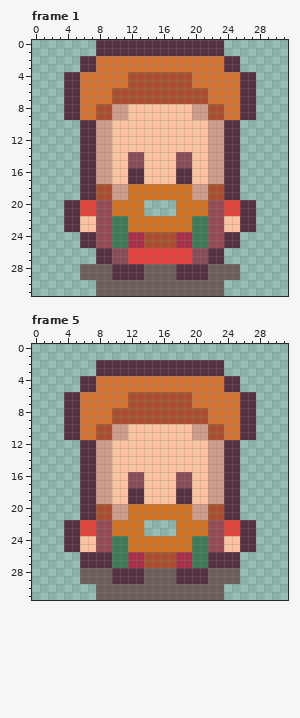
Two versions of one pixel-art file, Pixelart/character/spSteveIdle.aseprite. Above: the version before the commit.
32x32 pixels, 8 frames. Colours within 5 levels of each other are drawn and written as one. Shown: frame 1, frame 5. The commit also changed other frames, which this record leaves out.
The result:
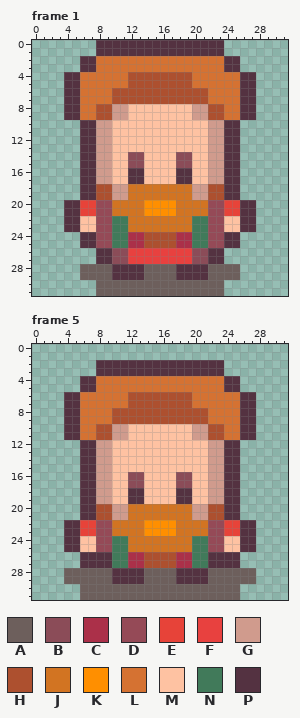
Palette (. is transparent): A #6d5f5c  B #8b4c58  C #ab3049  D #954a57  E #e74339  F #e8413f  G #d09b8d  H #ad502f  J #d27422  K #ff8f00  L #d57232  M #fec2a2  N #417a5a  P #543241
The exact change:
Changed rows in their new state; - is an unchanged pixel.
Frame 1:
first column x 14:
20 KKKK
21 KKKK
Frame 5:
first column x 14:
22 KKKK
23 KKKK
first column x 4:
28 AA--------------------AA
29 AA--------------------AA
30 --AA----------------AA--
31 --AA----------------AA--
Pixel boxes of the changes (left, top, right, bottom) in both pictures:
added: (144, 200, 176, 216)
added: (144, 520, 176, 536)
added: (64, 568, 96, 600)
added: (224, 568, 256, 600)
